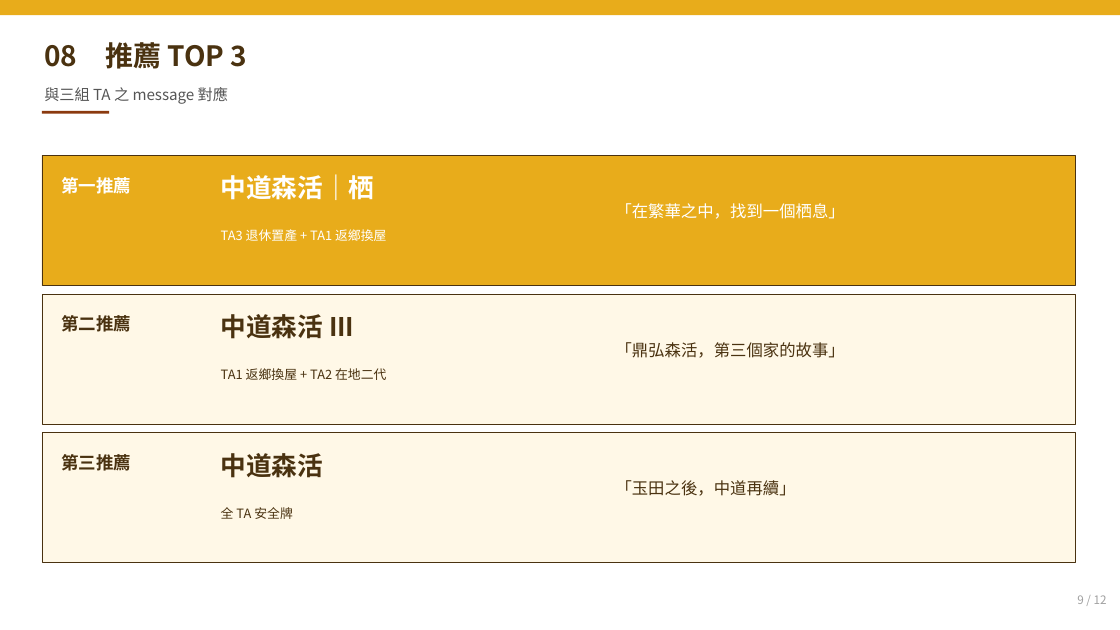
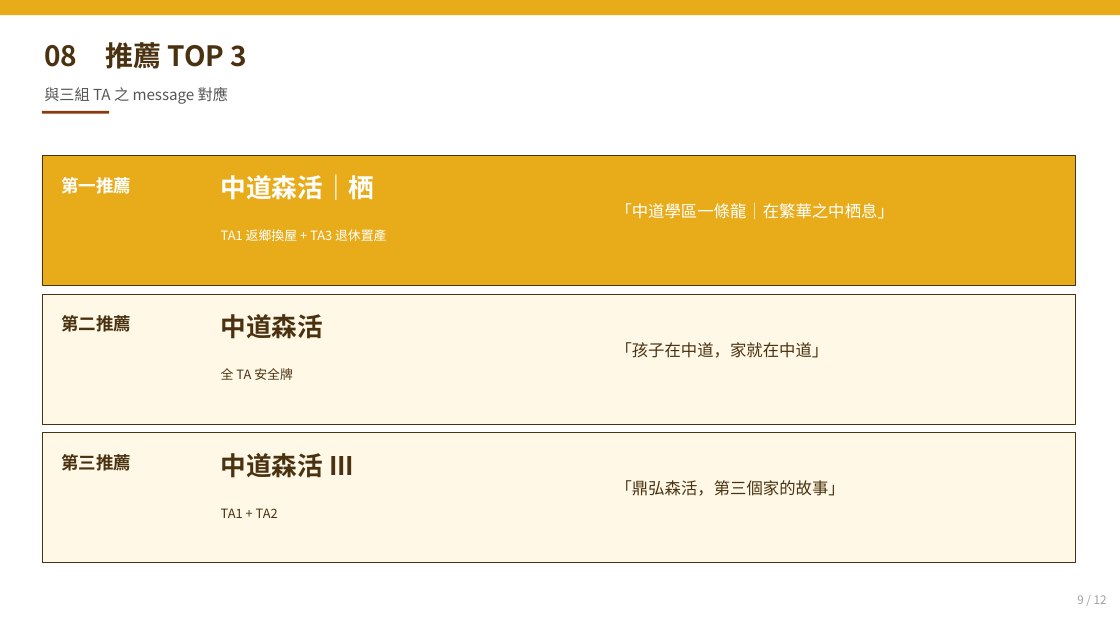
Before and after one commit to BansonLin/Pure-space-Branding, a slide deck: slide 10 of 02_簡報/02_中道森活_命名提案簡報.pptx. Drawn at 1120x630 pixels with LibreOffice and Linux fonts; fonts in the diff are those of the drawing. Boxes give left, top, right and bottom in pixels: in the first picture for what was removed or moved away, otherwise in the second. Text is boxed around its words. In the diff, an @@ line names an element or a change of style, - is before the commit and + after.

```diff
--- a/02_簡報/02_中道森活_命名提案簡報.pptx
+++ b/02_簡報/02_中道森活_命名提案簡報.pptx
@@ text at [616,202,894,219]: text changed @@
-「在繁華之中，找到一個栖息」
+「中道學區一條龍｜在繁華之中栖息」
@@ text at [221,229,386,241]: text changed @@
-TA3 退休置產 + TA1 返鄉換屋
+TA1 返鄉換屋 + TA3 退休置產
@@ text at [221,314,324,339]: text changed @@
-中道森活 III
+中道森活
@@ text at [616,342,829,358]: text changed @@
-「鼎弘森活，第三個家的故事」
+「孩子在中道，家就在中道」
@@ text at [221,368,293,380]: text changed @@
-TA1 返鄉換屋 + TA2 在地二代
+全 TA 安全牌
@@ text at [221,453,354,478]: text changed @@
-中道森活
+中道森活 III
@@ text at [221,508,278,518]: text changed @@
-全 TA 安全牌
+TA1 + TA2
@@ text at [616,480,845,496]: text changed @@
-「玉田之後，中道再續」
+「鼎弘森活，第三個家的故事」
```
Also in this commit, not shown: 5 other slides changed, 2 other files.
